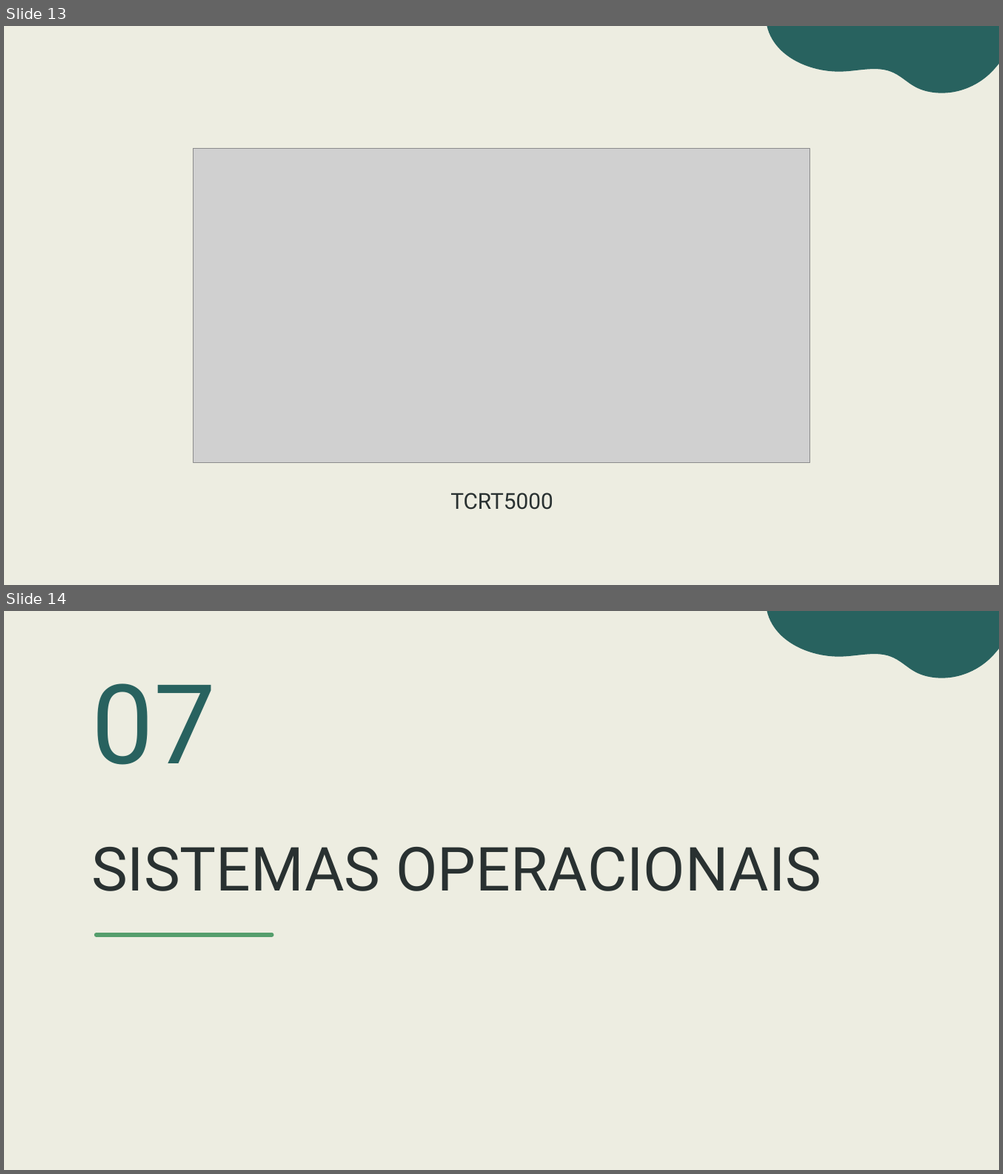
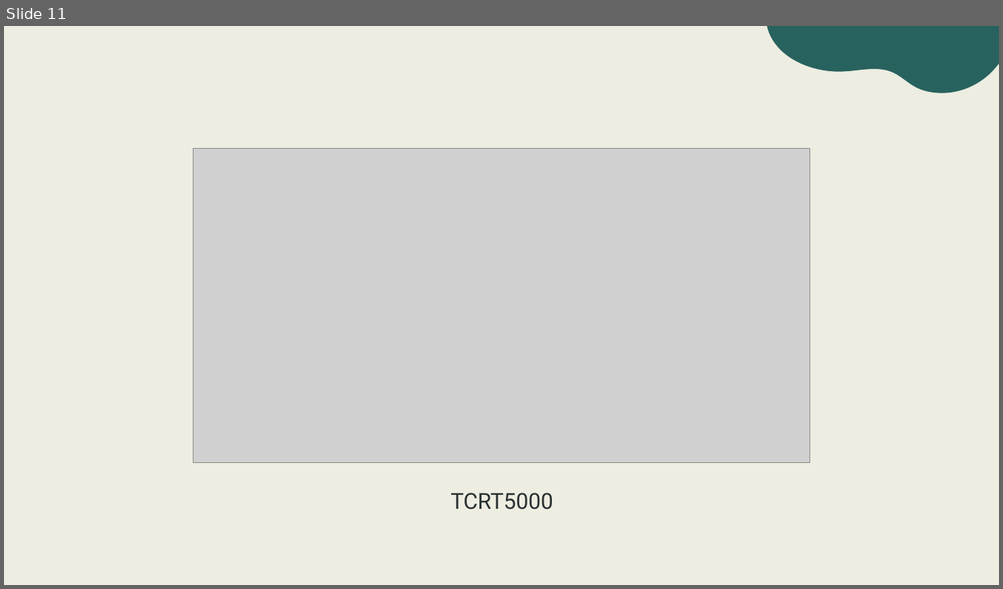
Before and after one commit to MaikonDsGomes/Sprint-2, a slide deck: documentacao/Apresentacao_smartBin.pptx. Shown one above the other, each under a label of ours: slides 13 and 14 before the commit, slide 11 after it. The pictures are 1003x1174 and 1003x589 pixels, drawn with LibreOffice and Linux fonts; fonts in the diff are those of the drawing; grey boxes stand for pictures. Boxes give left, top, right and bottom in pixels: in the first picture for what was removed or moved away, otherwise in the second. Text is boxed around its words. In the diff, an @@ line names an element or a change of style, - is before the commit and + after.

```diff
--- a/documentacao/Apresentacao_smartBin.pptx
+++ b/documentacao/Apresentacao_smartBin.pptx
@@ slide 14 removed at [4, 611, 999, 1170], background #EDEDE1; not listed: 1 template element that a slide beside it also shows @@
@@ title removed at [91, 684, 216, 765] @@
-07
@@ title removed at [91, 847, 821, 891] @@
-SISTEMAS OPERACIONAIS
@@ line removed from (96, 935) to (272, 935) @@
@@ what was slide 13 is now slide 11 @@
```
Also in this commit, not shown: 5 slides changed, 2 slides added, 3 other slides removed.
